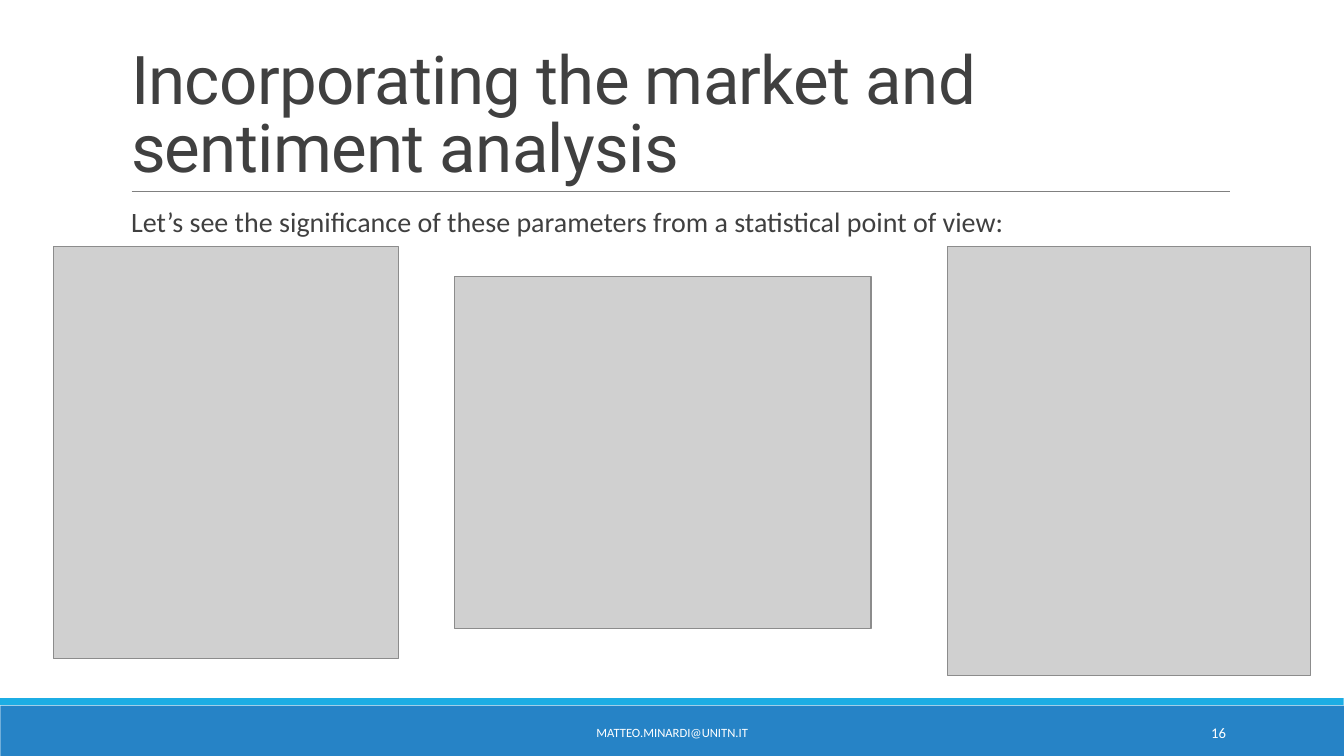
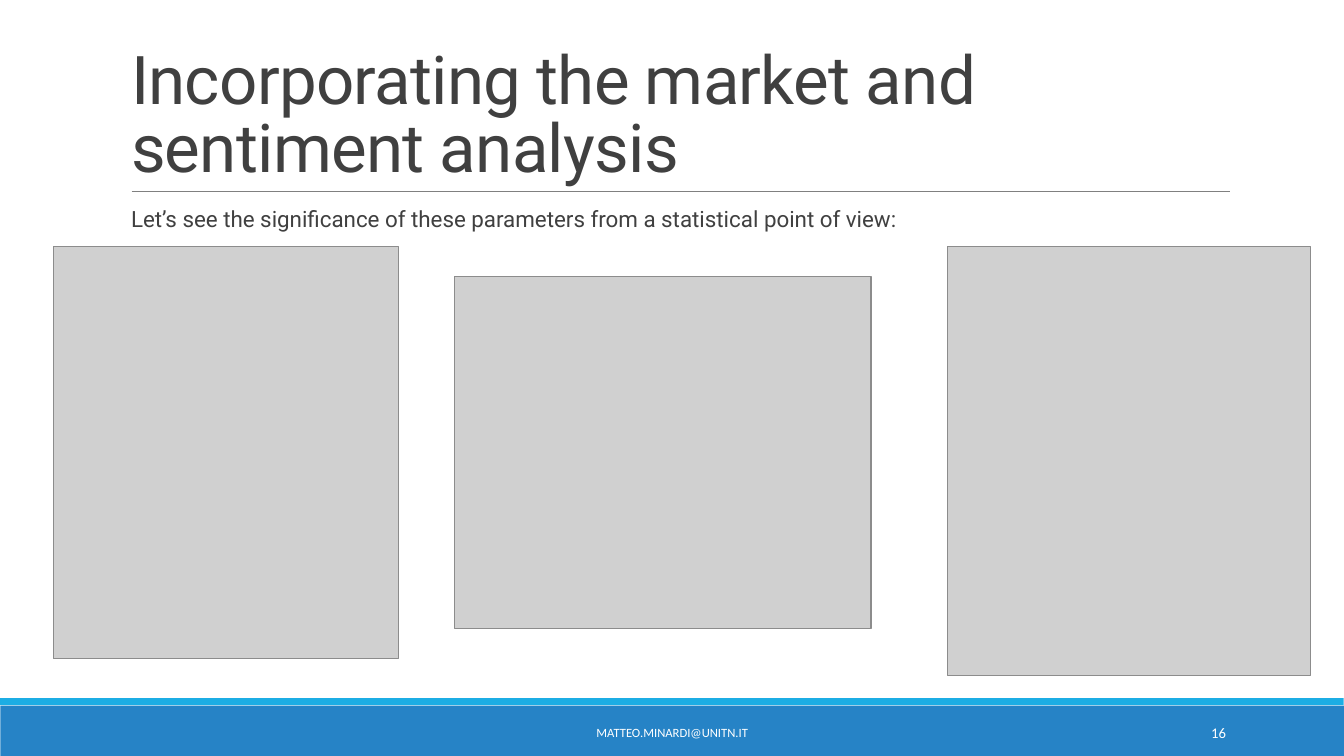
Before and after one commit to matteominardi/Futures-Contract-Pricing-Forecast-AI-for-finance, a slide deck: slide 16 of presentation.pptx. Drawn at 1344x756 pixels with LibreOffice and Linux fonts; fonts in the diff are those of the drawing; grey boxes stand for pictures. Boxes give left, top, right and bottom in pixels: in the first picture for what was removed or moved away, otherwise in the second. Text is boxed around its words. In the diff, an @@ line names an element or a change of style, - is before the commit and + after.

```diff
--- a/presentation.pptx
+++ b/presentation.pptx
@@ text "Let’s see the significance of ..." at box(131, 210, 896, 232): size 20 to 16 pt, font Calibri to Roboto @@
```
Also in this commit, not shown: 13 other slides changed, 2 other files.
